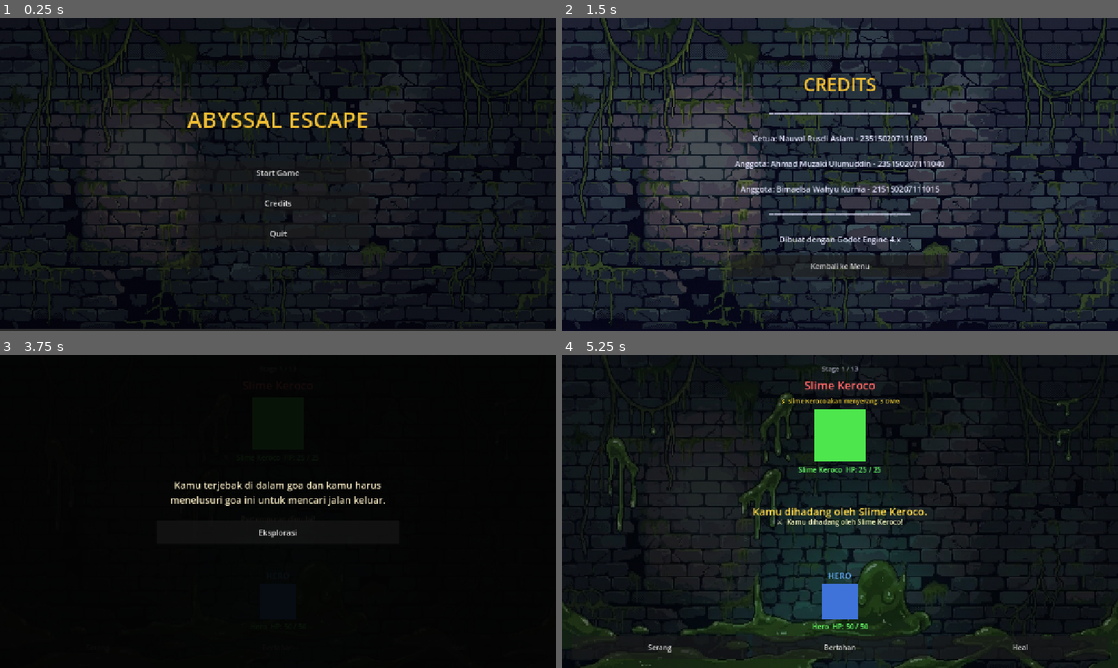
Above: before the commit, frames 1-4 (two rows, left to right).
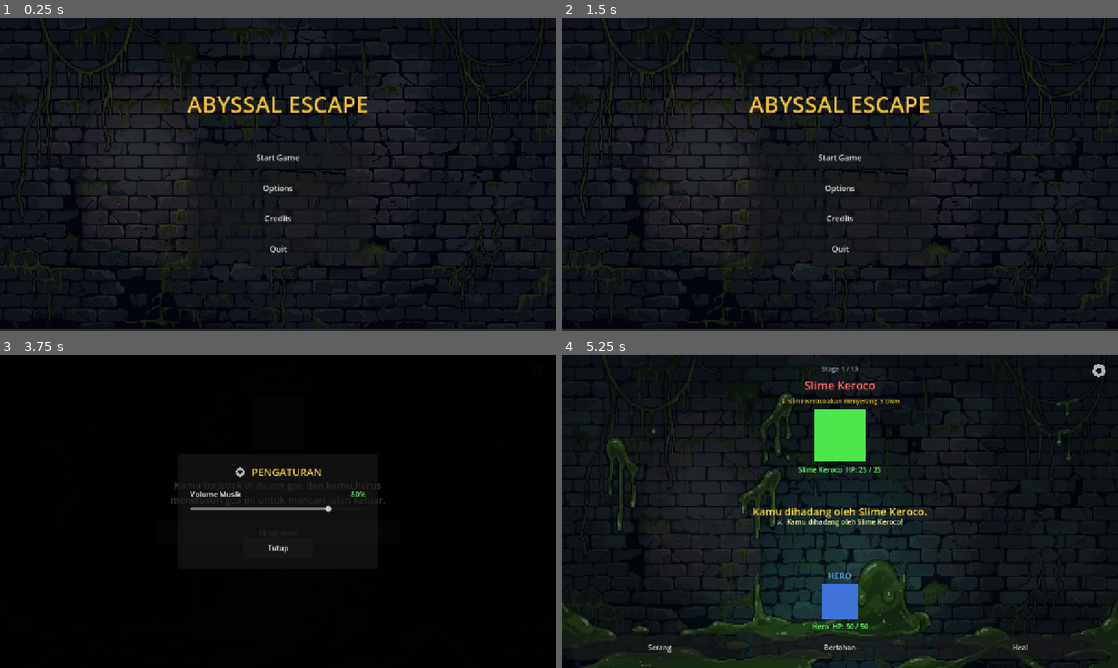
Above: after the commit, the same moments.

Repository: nauvalaslam/abyssal-escape
Game: Godot game, scene res://scenes/main_menu/main_menu.tscn
The game is run twice, just before and just after one commit, with the same random seed, the same clock (stepped at 60 frames per second) and the same inputs.
Inputs (mouse positions are in pixels of both pictures, inside the frame that each line leads up to):
- Up to frame 1 (0.25 s): no input
- Up to frame 2 (1.5 s): click (840, 187) at 0.5 s, where only the run after the commit has a clickable "Options"; click (840, 212) at 1.25 s, where only the run after the commit has a clickable "Tutup"
- Up to frame 3 (3.75 s): click (278, 602) at 2 s, where only the run before the commit has a clickable "Kembali ke Menu"; click "Start Game" at 2.75 s; click (539, 370) at 3.52 s
- Up to frame 4 (5.25 s): click (840, 549) at 4.25 s, where only the run after the commit has a clickable "Tutup"; click "Eksplorasi" at 5 s

The runs differ from the first frame. In frame 1, 2.0% of the frame differs, in the area x 33-67%, y 25-76%; in frame 2, 47%, in the area x 0-100%, y 0-100%; in frame 3, 1.6%; in frame 4, less than 0.1%.

Commit message:
feat: add Options modal with music volume slider and settings gear button

Diff:
--- a/scenes/gameplay/battle_arena.tscn
+++ b/scenes/gameplay/battle_arena.tscn
@@ -2,6 +2,8 @@
 
 [ext_resource type="Script" uid="uid://dr0fy0iv0nrpd" path="res://scripts/ui/battle_arena_ui.gd" id="1_bascr"]
 [ext_resource type="Texture2D" uid="uid://dinuxiupiyhjk" path="res://assets/backgrounds/main_menu.jpg" id="2_4umnn"]
+[ext_resource type="Texture2D" path="res://assets/icons/settings_icon.png" id="3_gear"]
+[ext_resource type="PackedScene" path="res://scenes/ui/options_modal.tscn" id="4_optmodal"]
 
 [node name="BattleArena" type="Control" unique_id=529868202]
 layout_mode = 3
@@ -225,3 +227,21 @@
 layout_mode = 2
 theme_override_font_sizes/font_size = 18
 text = "Eksplorasi"
+
+[node name="SettingsButton" type="TextureButton" parent="."]
+layout_mode = 1
+anchors_preset = 1
+anchor_left = 1.0
+anchor_right = 1.0
+offset_left = -64.0
+offset_top = 16.0
+offset_right = -24.0
+offset_bottom = 56.0
+grow_horizontal = 0
+texture_normal = ExtResource("3_gear")
+ignore_texture_size = true
+stretch_mode = 5
+
+[node name="OptionsModal" parent="." instance=ExtResource("4_optmodal")]
+visible = false
+layout_mode = 1
--- a/scenes/main_menu/main_menu.tscn
+++ b/scenes/main_menu/main_menu.tscn
@@ -1,7 +1,8 @@
-[gd_scene format=3 uid="uid://bq3f7pnaxb7m"]
+[gd_scene load_steps=4 format=3 uid="uid://bq3f7pnaxb7m"]
 
 [ext_resource type="Script" uid="uid://bs35clqu4dc1u" path="res://scripts/ui/main_menu_ui.gd" id="1_mnscr"]
 [ext_resource type="Texture2D" uid="uid://dinuxiupiyhjk" path="res://assets/backgrounds/main_menu.jpg" id="2_0ebjn"]
+[ext_resource type="PackedScene" path="res://scenes/ui/options_modal.tscn" id="3_optmodal"]
 
 [node name="MainMenu" type="Control" unique_id=1112784214]
 layout_mode = 3
@@ -67,6 +68,12 @@
 theme_override_font_sizes/font_size = 18
 text = "Start Game"
 
+[node name="OptionsButton" type="Button" parent="CenterContainer/VBoxContainer" unique_id=1982736451]
+custom_minimum_size = Vector2(260, 54)
+layout_mode = 2
+theme_override_font_sizes/font_size = 18
+text = "Options"
+
 [node name="CreditsButton" type="Button" parent="CenterContainer/VBoxContainer" unique_id=274896408]
 custom_minimum_size = Vector2(260, 54)
 layout_mode = 2
@@ -78,3 +85,7 @@
 layout_mode = 2
 theme_override_font_sizes/font_size = 18
 text = "Quit"
+
+[node name="OptionsModal" parent="." instance=ExtResource("3_optmodal")]
+visible = false
+layout_mode = 1
--- /dev/null
+++ b/scenes/ui/options_modal.tscn
@@ -0,0 +1,105 @@
+[gd_scene load_steps=3 format=3 uid="uid://options_modal_scene"]
+
+[ext_resource type="Script" path="res://scripts/ui/options_modal_ui.gd" id="1_optscr"]
+[ext_resource type="Texture2D" path="res://assets/icons/settings_icon.png" id="2_gear"]
+
+[node name="OptionsModal" type="Control"]
+process_mode = 3
+z_index = 50
+layout_mode = 3
+anchors_preset = 15
+anchor_right = 1.0
+anchor_bottom = 1.0
+grow_horizontal = 2
+grow_vertical = 2
+script = ExtResource("1_optscr")
+
+[node name="DimOverlay" type="ColorRect" parent="."]
+layout_mode = 1
+anchors_preset = 15
+anchor_right = 1.0
+anchor_bottom = 1.0
+grow_horizontal = 2
+grow_vertical = 2
+color = Color(0, 0, 0, 0.72)
+
+[node name="CenterContainer" type="CenterContainer" parent="."]
+layout_mode = 1
+anchors_preset = 15
+anchor_right = 1.0
+anchor_bottom = 1.0
+grow_horizontal = 2
+grow_vertical = 2
+
+[node name="PanelContainer" type="PanelContainer" parent="CenterContainer"]
+custom_minimum_size = Vector2(460, 260)
+layout_mode = 2
+
+[node name="MarginContainer" type="MarginContainer" parent="CenterContainer/PanelContainer"]
+layout_mode = 2
+theme_override_constants/margin_left = 28
+theme_override_constants/margin_top = 24
+theme_override_constants/margin_right = 28
+theme_override_constants/margin_bottom = 24
+
+[node name="VBoxContainer" type="VBoxContainer" parent="CenterContainer/PanelContainer/MarginContainer"]
+layout_mode = 2
+theme_override_constants/separation = 22
+
+[node name="HeaderTitle" type="HBoxContainer" parent="CenterContainer/PanelContainer/MarginContainer/VBoxContainer"]
+layout_mode = 2
+alignment = 1
+theme_override_constants/separation = 12
+
+[node name="GearIcon" type="TextureRect" parent="CenterContainer/PanelContainer/MarginContainer/VBoxContainer/HeaderTitle"]
+custom_minimum_size = Vector2(28, 28)
+layout_mode = 2
+texture = ExtResource("2_gear")
+expand_mode = 1
+stretch_mode = 5
+
+[node name="TitleLabel" type="Label" parent="CenterContainer/PanelContainer/MarginContainer/VBoxContainer/HeaderTitle"]
+layout_mode = 2
+theme_override_colors/font_color = Color(0.95, 0.8, 0.2, 1)
+theme_override_font_sizes/font_size = 24
+text = "PENGATURAN"
+horizontal_alignment = 1
+
+[node name="VolumeSection" type="VBoxContainer" parent="CenterContainer/PanelContainer/MarginContainer/VBoxContainer"]
+layout_mode = 2
+theme_override_constants/separation = 10
+
+[node name="Header" type="HBoxContainer" parent="CenterContainer/PanelContainer/MarginContainer/VBoxContainer/VolumeSection"]
+layout_mode = 2
+
+[node name="VolumeTitleLabel" type="Label" parent="CenterContainer/PanelContainer/MarginContainer/VBoxContainer/VolumeSection/Header"]
+layout_mode = 2
+theme_override_font_sizes/font_size = 17
+text = "Volume Musik"
+
+[node name="Spacer" type="Control" parent="CenterContainer/PanelContainer/MarginContainer/VBoxContainer/VolumeSection/Header"]
+layout_mode = 2
+size_flags_horizontal = 3
+
+[node name="VolumeValueLabel" type="Label" parent="CenterContainer/PanelContainer/MarginContainer/VBoxContainer/VolumeSection/Header"]
+layout_mode = 2
+theme_override_colors/font_color = Color(0.4, 0.9, 0.4, 1)
+theme_override_font_sizes/font_size = 17
+text = "80%"
+
+[node name="VolumeSlider" type="HSlider" parent="CenterContainer/PanelContainer/MarginContainer/VBoxContainer/VolumeSection"]
+custom_minimum_size = Vector2(0, 24)
+layout_mode = 2
+step = 1.0
+value = 80.0
+
+[node name="Spacer" type="Control" parent="CenterContainer/PanelContainer/MarginContainer/VBoxContainer"]
+custom_minimum_size = Vector2(0, 10)
+layout_mode = 2
+
+[node name="CloseButton" type="Button" parent="CenterContainer/PanelContainer/MarginContainer/VBoxContainer"]
+custom_minimum_size = Vector2(160, 48)
+layout_mode = 2
+size_flags_horizontal = 4
+theme_override_font_sizes/font_size = 16
+text = "Tutup"
--- a/scripts/globals/audio_manager.gd
+++ b/scripts/globals/audio_manager.gd
@@ -23,12 +23,25 @@
 
 var current_track: String = ""
 var bgm_player: AudioStreamPlayer
+var music_volume: float = 0.8  # Volume default 80% (0.0 - 1.0)
 
 func _ready() -> void:
 	process_mode = Node.PROCESS_MODE_ALWAYS
 	bgm_player = AudioStreamPlayer.new()
 	bgm_player.bus = "Master"
 	add_child(bgm_player)
+	set_volume(music_volume)
+
+func set_volume(value: float) -> void:
+	music_volume = clamp(value, 0.0, 1.0)
+	if bgm_player:
+		if music_volume <= 0.001:
+			bgm_player.volume_db = -80.0
+		else:
+			bgm_player.volume_db = linear_to_db(music_volume)
+
+func get_volume() -> float:
+	return music_volume
 
 func play_track(track_name: String) -> void:
 	# Jika track yang sama sedang berputar, jangan restart dari detik ke-0
@@ -59,6 +72,7 @@
 
 	if stream:
 		bgm_player.stream = stream
+		set_volume(music_volume)
 		bgm_player.play()
 		current_track = track_name
 
--- a/scripts/ui/battle_arena_ui.gd
+++ b/scripts/ui/battle_arena_ui.gd
@@ -31,8 +31,12 @@
 @onready var intent_label:     Label       = $MarginContainer/BattleContainer/EnemySection/IntentLabel
 
 # Node Opening & Encounter
-@onready var opening_panel:    Panel       = $OpeningPanel
-@onready var encounter_label:  Label       = $EncounterLabel
+@onready var opening_panel:    Panel         = $OpeningPanel
+@onready var encounter_label:  Label         = $EncounterLabel
+
+# [OPTION] Tombol Pengaturan & Modal
+@onready var settings_button:  TextureButton = $SettingsButton
+@onready var options_modal:    Control       = $OptionsModal
 
 # --- [BG] Mapping background per kelompok stage ------------------------------
 # Stage 1-4  (index 0-3)  : Slime
@@ -82,6 +86,7 @@
 	defend_btn.pressed.connect(_on_defend_pressed)
 	heal_btn.pressed.connect(_on_heal_pressed)
 	enemy_turn_timer.timeout.connect(_execute_enemy_turn)
+	settings_button.pressed.connect(options_modal.open)
 
 	# Hubungkan tombol Continue di OpeningPanel
 	var continue_btn: Button = $OpeningPanel/CenterContainer/VBoxContainer/ContinueButton
--- a/scripts/ui/main_menu_ui.gd
+++ b/scripts/ui/main_menu_ui.gd
@@ -5,9 +5,11 @@
 extends Control
 
 @onready var start_button:    Button      = $CenterContainer/VBoxContainer/StartButton
+@onready var options_button:  Button      = $CenterContainer/VBoxContainer/OptionsButton
 @onready var credits_button:  Button      = $CenterContainer/VBoxContainer/CreditsButton
 @onready var quit_button:     Button      = $CenterContainer/VBoxContainer/QuitButton
 @onready var background_rect: TextureRect = $Background
+@onready var options_modal:   Control     = $OptionsModal
 
 func _ready() -> void:
 	AudioManager.play_main_menu()
@@ -18,8 +20,12 @@
 		background_rect.texture = tex
 
 	start_button.pressed.connect(_on_start_pressed)
+	options_button.pressed.connect(_on_options_pressed)
 	credits_button.pressed.connect(_on_credits_pressed)
 	quit_button.pressed.connect(_on_quit_pressed)
+
+func _on_options_pressed() -> void:
+	options_modal.open()
 
 func _on_start_pressed() -> void:
 	PlayerData.reset_player()
--- /dev/null
+++ b/scripts/ui/options_modal_ui.gd
@@ -0,0 +1,33 @@
+# =============================================================================
+# scripts/ui/options_modal_ui.gd
+# Dialog popup Pengaturan (Options) untuk mengatur volume musik BGM.
+# =============================================================================
+extends Control
+
+@onready var volume_slider:      HSlider = $CenterContainer/PanelContainer/MarginContainer/VBoxContainer/VolumeSection/VolumeSlider
+@onready var volume_value_label: Label   = $CenterContainer/PanelContainer/MarginContainer/VBoxContainer/VolumeSection/Header/VolumeValueLabel
+@onready var close_button:       Button  = $CenterContainer/PanelContainer/MarginContainer/VBoxContainer/CloseButton
+
+func _ready() -> void:
+	var initial_vol: float = AudioManager.get_volume() * 100.0
+	volume_slider.value = initial_vol
+	volume_value_label.text = "%d%%" % int(initial_vol)
+
+	volume_slider.value_changed.connect(_on_volume_changed)
+	close_button.pressed.connect(_on_close_pressed)
+
+func open() -> void:
+	var current_vol: float = AudioManager.get_volume() * 100.0
+	volume_slider.value = current_vol
+	volume_value_label.text = "%d%%" % int(current_vol)
+	visible = true
+
+func close() -> void:
+	visible = false
+
+func _on_volume_changed(val: float) -> void:
+	volume_value_label.text = "%d%%" % int(val)
+	AudioManager.set_volume(val / 100.0)
+
+func _on_close_pressed() -> void:
+	close()
Binary file added: assets/icons/settings_icon.png
